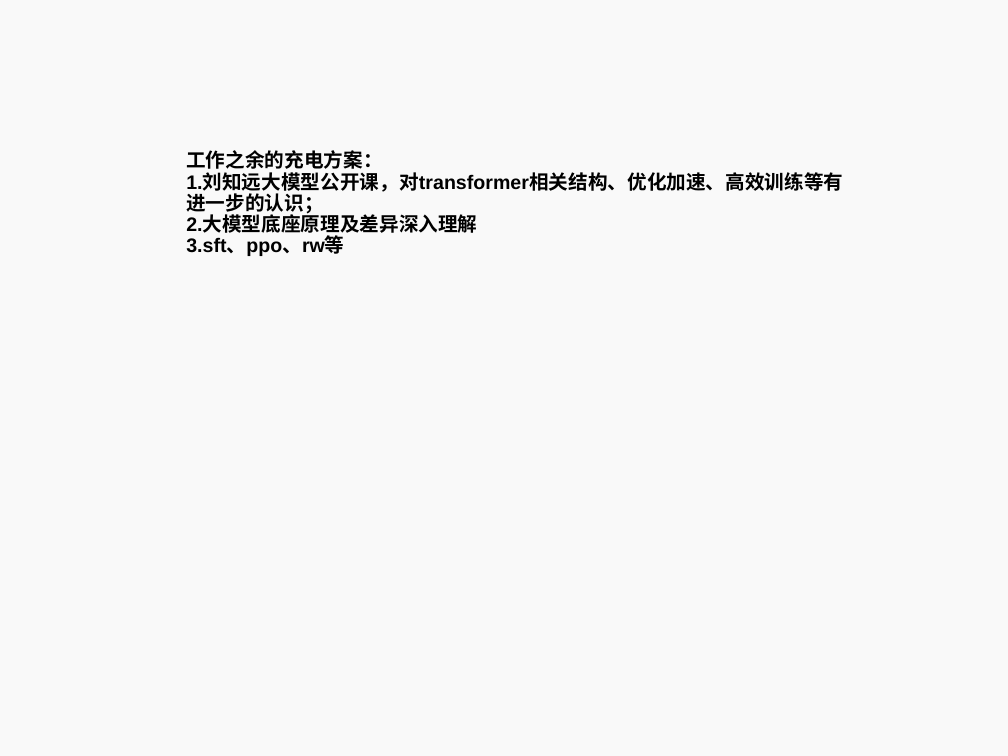
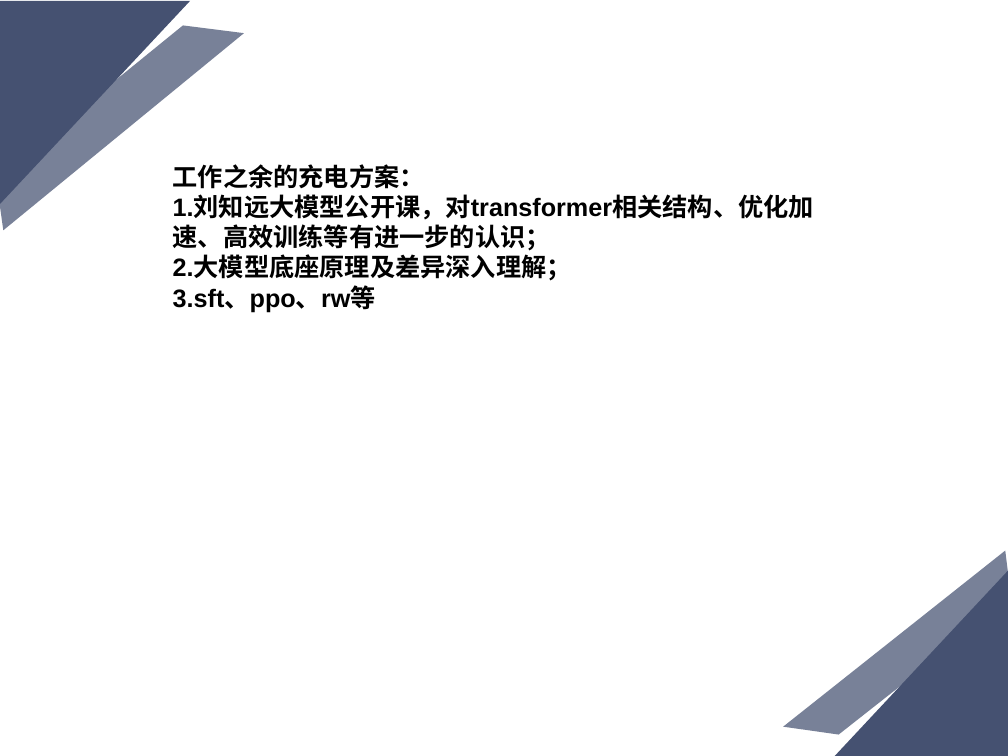
Before and after one commit to KATEhuang920909/awesome_llm, a slide deck: slide 3 of 大模型框架概览.ppt. Drawn at 1008x756 pixels with LibreOffice and Linux fonts; fonts in the diff are those of the drawing. Boxes give left, top, right and bottom in pixels: in the first picture for what was removed or moved away, otherwise in the second. Text is boxed around its words. In the diff, an @@ line names an element or a change of style, - is before the commit and + after.

```diff
--- a/大模型框架概览.ppt
+++ b/大模型框架概览.ppt
@@ background #F2F2F2 at 39% opacity to #FFFFFF @@
@@ triangle added at [0,1,191,204], fill #455171 @@
@@ freeform shape added at [0,0,244,230], fill #455171 at 72% opacity @@
@@ text "工作之余的充电方案： 1.刘知远大模型公开课，对transformer相关结构、优化加速、高效训练等有进一步的认识； 2 ..." at [173,164,814,312]: vertical alignment middle to top @@
@@ text at [173,164,814,312]: text changed; size 14 to 18 pt @@
-工作之余的充电方案：
-1.刘知远大模型公开课，对transformer相关结构、优化加速、高效训练等有进一步的认识；
-2.大模型底座原理及差异深入理解
-3.sft、ppo、rw等
+工作之余的充电方案：
+1.刘知远大模型公开课，对transformer相关结构、优化加速、高效训练等有进一步的认识；
+2.大模型底座原理及差异深入理解；
+3.sft、ppo、rw等
@@ freeform shape added at [783,551,1008,756], fill #455171 at 72% opacity @@
@@ triangle added at [835,571,1008,756], fill #455171 @@
```
Also in this commit, not shown: 2 other slides changed.
